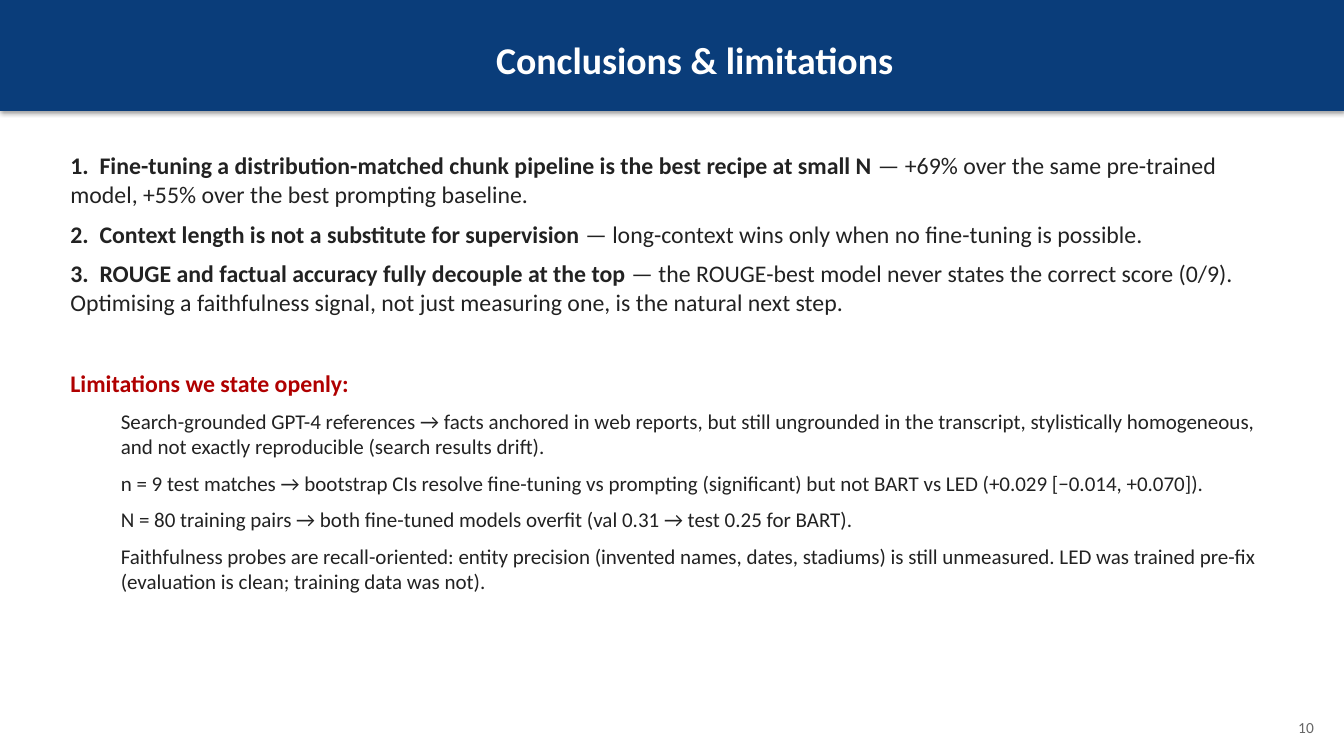
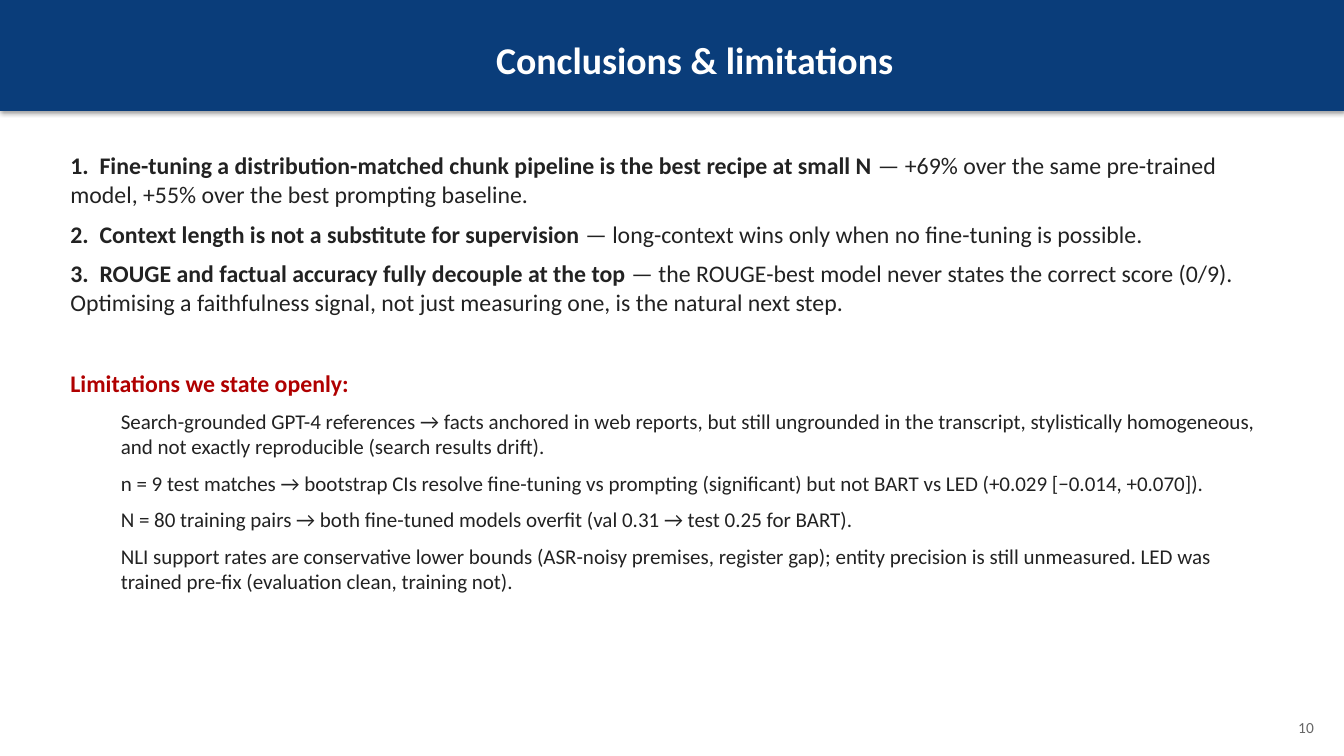
Before and after one commit to christiandalfarra/ANLP_Project, a slide deck: slide 10 of report/slides/ANLP_slides.pptx. Drawn at 1344x756 pixels with LibreOffice and Linux fonts; fonts in the diff are those of the drawing. Boxes give left, top, right and bottom in pixels: in the first picture for what was removed or moved away, otherwise in the second. Text is boxed around its words. In the diff, an @@ line names an element or a change of style, - is before the commit and + after.

```diff
--- a/report/slides/ANLP_slides.pptx
+++ b/report/slides/ANLP_slides.pptx
@@ text at (x1=121, y1=549, x2=1210, y2=593): text changed @@
-  Faithfulness probes are recall-oriented: entity precision (invented names, dates, stadiums) is still unmeasured. LED was trained pre-fix (evaluation is clean; training data was not).
+  NLI support rates are conservative lower bounds (ASR-noisy premises, register gap); entity precision is still unmeasured. LED was trained pre-fix (evaluation clean, training not).
```
Also in this commit, not shown: 1 other slide changed, 5 other files.
